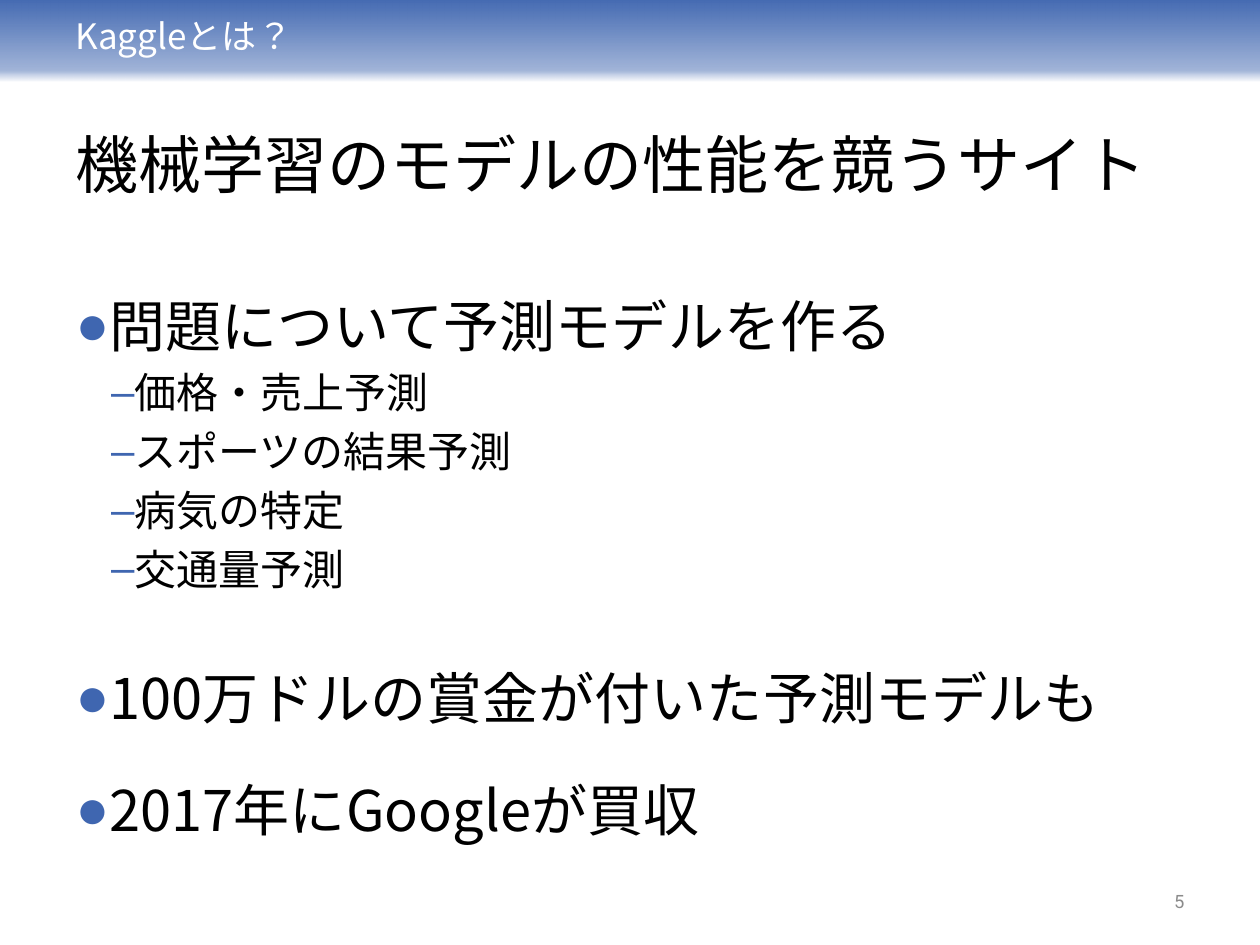
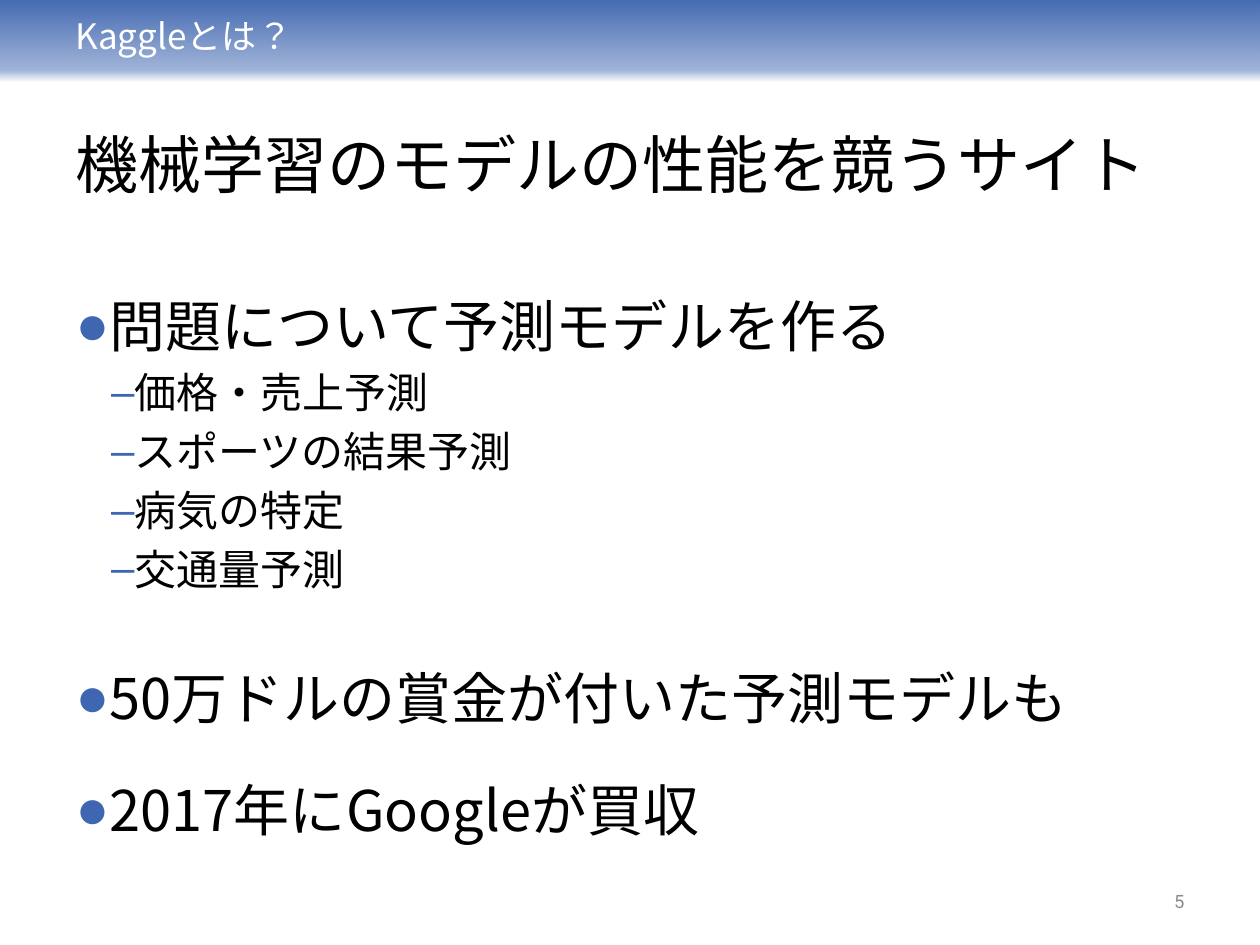
Before and after one commit to FumiakiSaito38/Lab_study_Kaggle, a slide deck: slide 5 of Lab_Study_Kaggle.pptx. Drawn at 1260x945 pixels with LibreOffice and Linux fonts; fonts in the diff are those of the drawing. Boxes give left, top, right and bottom in pixels: in the first picture for what was removed or moved away, otherwise in the second. Text is boxed around its words. In the diff, an @@ line names an element or a change of style, - is before the commit and + after.

```diff
--- a/Lab_Study_Kaggle.pptx
+++ b/Lab_Study_Kaggle.pptx
@@ text at (x1=109, y1=671, x2=1068, y2=724): text changed @@
-● 100万ドルの賞金が付いた予測モデルも
+● 50万ドルの賞金が付いた予測モデルも
```
Also in this commit, not shown: 1 other file.
